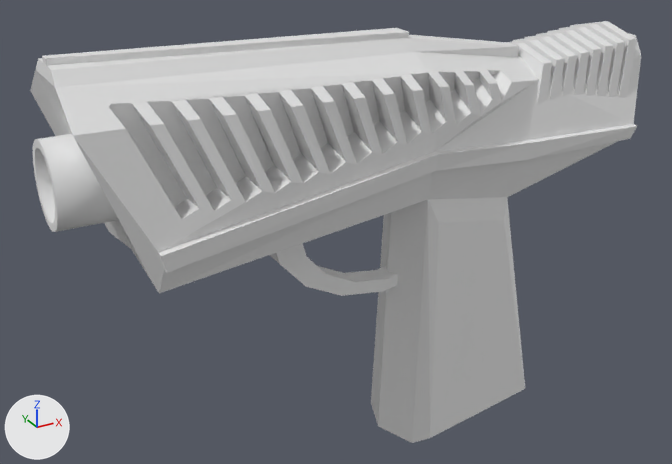
What one commit did to the Blender file Assets/Game/Wip/Gun/Uzi/Uzi.blend.
Both versions are drawn from a camera (50 mm lens) standing at (-8.65, -13.41, 5.22) and looking at (-1.07, 0.38, -1.67). Arrows for +X, +Y and +Z are at lower left; the lights stay in place.

Before the edit, the objects in view are built like this:
```python
ob_cube = bpy.data.objects.new('Cube', me_cube)
ob_cube.location = (0.0, 0.0, 0.0)
ob_cube_003 = bpy.data.objects.new('Cube.003', me_cube_004)
ob_cube_003.location = (3.5, 0.0, 1.0)
ob_cylinder = bpy.data.objects.new('Cylinder', me_cylinder)
ob_cylinder.location = (-5.5, 0.0, 0.3)
ob_cylinder.rotation_euler = (0.0, 1.571, 0.0)  # degrees (0, 90, 0)
ob_cylinder.scale = (0.7, 0.7, 0.7)
ob_cylinder_003 = bpy.data.objects.new('Cylinder.003', me_cylinder_005)
ob_cylinder_003.location = (-0.4, 0.0, -1.1)
ob_cylinder_003.rotation_euler = (1.571, 0.0, 0.0)  # degrees (90, 0, 0)
ob_cylinder_003.scale = (2.27, 1.7, -0.215)
```
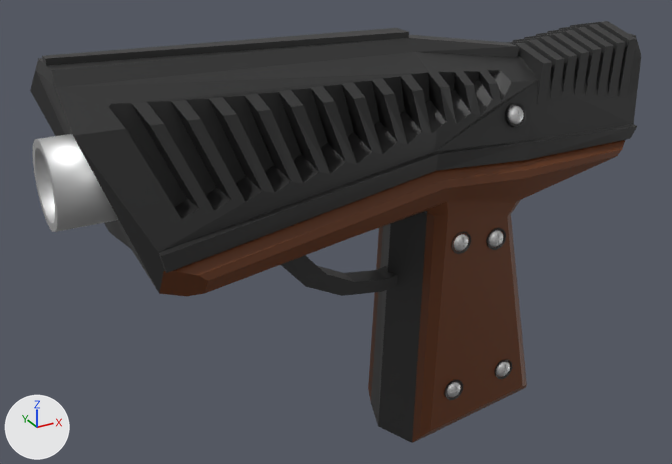
Where the change shows, as pixel boxes (x1, y1, x2, y2) in the pictures (672 x 464 px; the box of a moved part takes in the faces that stretch with it):
'Cube.005', added (brown)
    after: (159, 140, 625, 443)
'Cube.003', recoloured (white to black)
    both: (506, 21, 637, 105)
'Cylinder', recoloured
    both: (33, 134, 118, 232)
'Cylinder.003', recoloured (white to black)
    both: (270, 243, 398, 296)
'Sphere.002', added
    after: (508, 105, 524, 125)
'Sphere.001', added
    after: (488, 230, 503, 247)
'Sphere', added
    after: (454, 234, 468, 251)
'Sphere.004', added
    after: (446, 382, 461, 397)
'Cylinder.007', added
    after: (505, 103, 526, 127)
'Sphere.003', added
    after: (496, 361, 510, 377)
'Cylinder.006', added
    after: (487, 228, 506, 250)
'Cylinder.009', added
    after: (444, 380, 463, 400)
'Cylinder.005', added
    after: (451, 232, 471, 254)
'Cylinder.008', added
    after: (495, 359, 512, 379)
part 1 of me_cube, moved or reshaped
    before: (159, 141, 618, 443)
    after: (371, 211, 427, 443)
part 2 of me_cube, recoloured (white to black)
    both: (30, 28, 641, 292)

What changed in the scene script:
```text
Change me_cube:
    remove me_cube.from_pydata(...)  # 58 vertices, 52 faces; spans x -6.0..5.01, y -1.76..0.0, z -6.0..2.2
    add me_cube.from_pydata(...)  # 64 vertices, 54 faces; spans x -6.0..5.01, y -1.76..0.0, z -6.0..2.2
    me_cube part 1
    8 vertices are removed from x -0.1..2.52, y -1.09..0.0, z -5.77..-0.9
    13 faces are deleted
    14 vertices are added at x -0.41..2.47, y -0.82..0.0, z -1.46..-0.65
    15 new faces join them
    me_cube part 2: 39 faces spanning x -6.0..5.01, y -1.76..0.0, z -6.0..2.2 switch from no material to mat_metal (black #2b2b2b)
Change me_cylinder:
    where me_cylinder.from_pydata(...)  # 64 vertices, 34 faces; spans x -1.0..1.0, y -1.0..1.0, z -1.0..1.0
    add me_cylinder.materials.append(mat_inox)  # white #e7e7e7
Change me_cube_004:
    where me_cube_004.from_pydata(...)  # 8 vertices, 5 faces; spans x -1.3..-0.8, y -1.0..0.0, z -1.0..0.5
    add me_cube_004.materials.append(mat_metal)  # black #2b2b2b
Change me_cylinder_005:
    where me_cylinder_005.from_pydata(...)  # 32 vertices, 18 faces; spans x -1.0..1.0, y -1.0..1.0, z -1.0..1.0
    add me_cylinder_005.materials.append(mat_metal)  # black #2b2b2b
Add ob_sphere_002:
    ob_sphere_002 = bpy.data.objects.new('Sphere.002', me_sphere_005)  # 501 vertices, 485 faces; spans x -1.0..1.0, y -1.0..1.0, z -1.0..0.98; in mat_inox (white #e7e7e7)
    ob_sphere_002.location = (1.8, -0.97, 0.49)
    ob_sphere_002.rotation_euler = (1.265, 0.0, 0.0)  # degrees (72, 0, 0)
    ob_sphere_002.scale = (0.174, 0.174, 0.1)
Add ob_cylinder_007:
    ob_cylinder_007 = bpy.data.objects.new('Cylinder.007', me_cylinder_010)  # 96 vertices, 65 faces; spans x -1.0..1.0, y -1.0..1.0, z -1.0..1.0; in mat_metal (black #2b2b2b)
    ob_cylinder_007.location = (1.8, -0.82, 0.45)
    ob_cylinder_007.rotation_euler = (1.265, 0.0, 0.0)  # degrees (72, 0, 0)
    ob_cylinder_007.scale = (0.21, 0.21, 0.21)
Add ob_cube_005:
    ob_cube_005 = bpy.data.objects.new('Cube.005', me_cube_005)  # 46 vertices, 40 faces; spans x -5.0..4.51, y -1.79..-0.7, z -6.0..-0.18; in mat_wood (brown #62300b); modifiers MIRROR, SUBSURF
    ob_cube_005.location = (0.0, 0.0, 0.0)
Add ob_sphere_004:
    ob_sphere_004 = bpy.data.objects.new('Sphere.004', me_sphere_005.copy())
    ob_sphere_004.location = (0.7, -1.09, -4.8)
    ob_sphere_004.rotation_euler = (1.563, 0.0, 0.0)  # degrees (90, 0, 0)
    ob_sphere_004.scale = (0.174, 0.174, 0.1)
Add ob_cylinder_009:
    ob_cylinder_009 = bpy.data.objects.new('Cylinder.009', me_cylinder_010.copy())
    ob_cylinder_009.location = (0.7, -0.93, -4.8)
    ob_cylinder_009.rotation_euler = (1.563, 0.0, 0.0)  # degrees (90, 0, 0)
    ob_cylinder_009.scale = (0.21, 0.21, 0.21)
Add ob_sphere_003:
    ob_sphere_003 = bpy.data.objects.new('Sphere.003', me_sphere_005.copy())
    ob_sphere_003.location = (1.9, -1.08, -4.7)
    ob_sphere_003.rotation_euler = (1.561, 0.0, 0.0)  # degrees (89, 0, 0)
    ob_sphere_003.scale = (0.174, 0.174, 0.1)
Add ob_cylinder_008:
    ob_cylinder_008 = bpy.data.objects.new('Cylinder.008', me_cylinder_010.copy())
    ob_cylinder_008.location = (1.9, -0.92, -4.7)
    ob_cylinder_008.rotation_euler = (1.561, 0.0, 0.0)  # degrees (89, 0, 0)
    ob_cylinder_008.scale = (0.21, 0.21, 0.21)
Add ob_sphere_001:
    ob_sphere_001 = bpy.data.objects.new('Sphere.001', me_sphere_005.copy())
    ob_sphere_001.location = (1.5, -1.04, -1.8)
    ob_sphere_001.rotation_euler = (1.545, 0.0, 0.0)  # degrees (89, 0, 0)
    ob_sphere_001.scale = (0.174, 0.174, 0.1)
Add ob_cylinder_006:
    ob_cylinder_006 = bpy.data.objects.new('Cylinder.006', me_cylinder_010.copy())
    ob_cylinder_006.location = (1.5, -0.89, -1.8)
    ob_cylinder_006.rotation_euler = (1.545, 0.0, 0.0)  # degrees (89, 0, 0)
    ob_cylinder_006.scale = (0.21, 0.21, 0.21)
Add ob_sphere:
    ob_sphere = bpy.data.objects.new('Sphere', me_sphere_005.copy())
    ob_sphere.location = (0.7, -1.04, -1.7)
    ob_sphere.rotation_euler = (1.545, 0.0, 0.0)  # degrees (89, 0, 0)
    ob_sphere.scale = (0.174, 0.174, 0.1)
Add ob_cylinder_005:
    ob_cylinder_005 = bpy.data.objects.new('Cylinder.005', me_cylinder_010.copy())
    ob_cylinder_005.location = (0.7, -0.88, -1.7)
    ob_cylinder_005.rotation_euler = (1.545, 0.0, 0.0)  # degrees (89, 0, 0)
    ob_cylinder_005.scale = (0.21, 0.21, 0.21)
```
